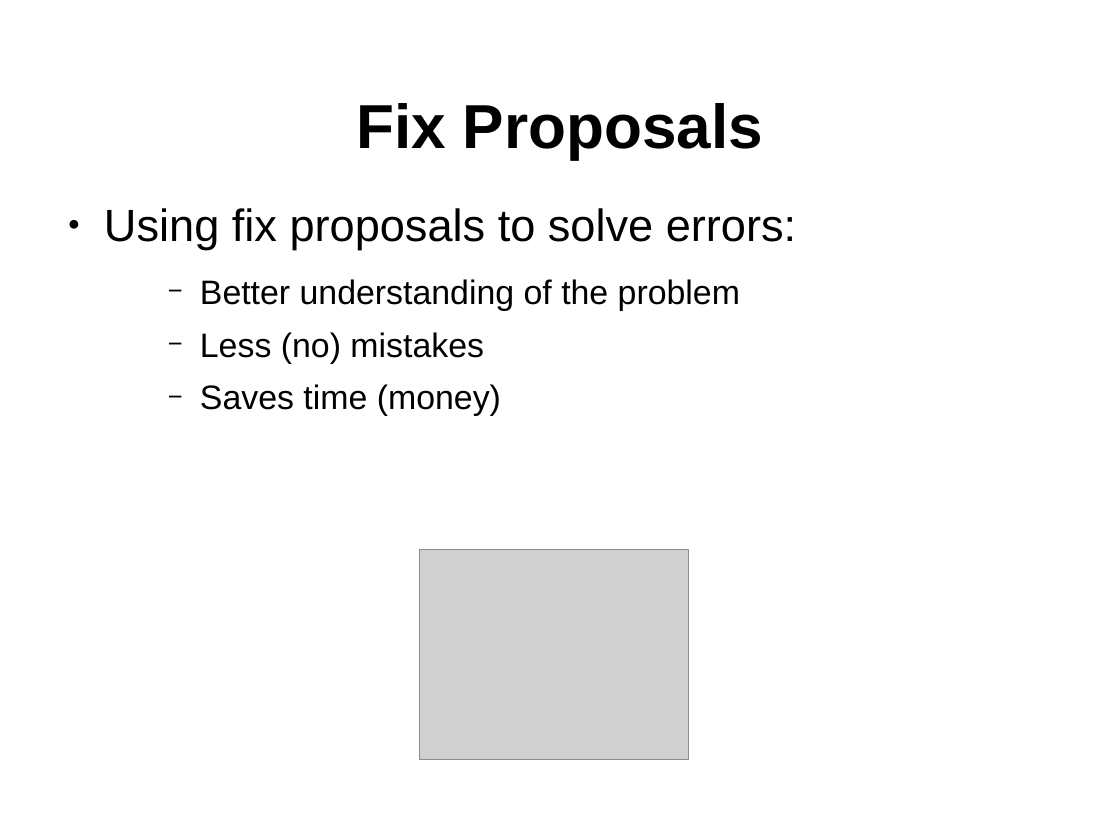
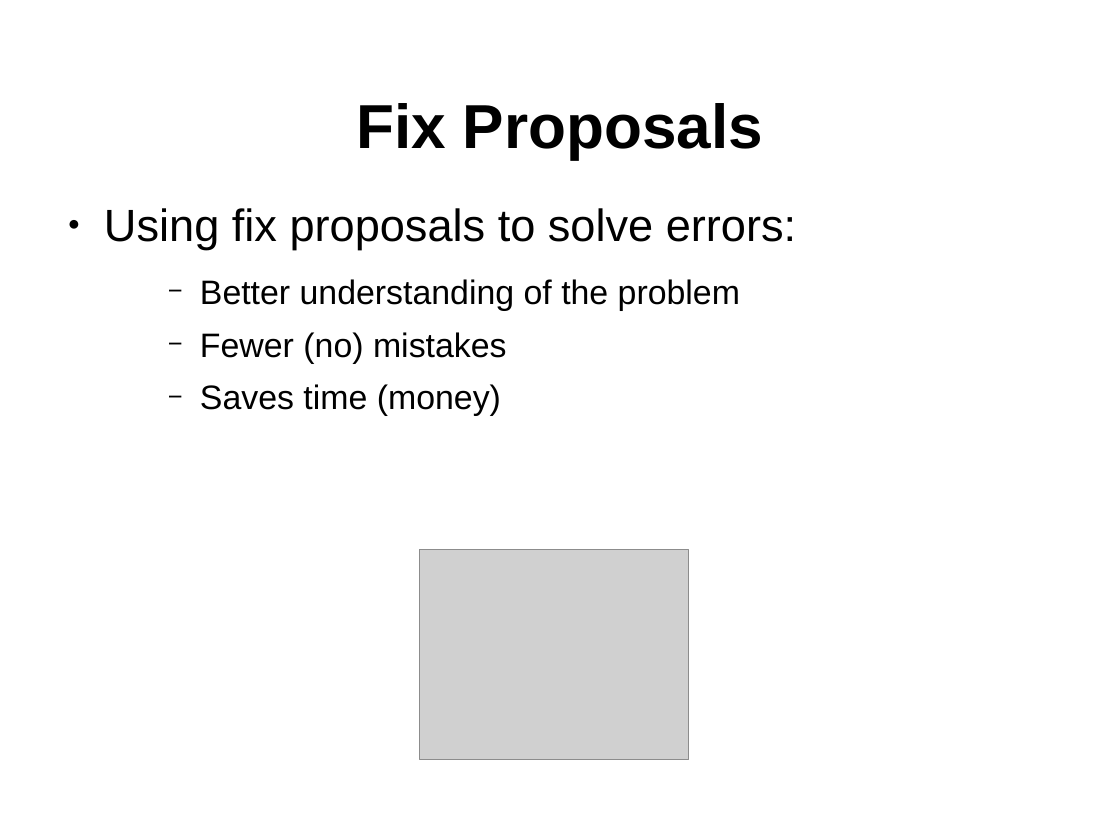
Before and after one commit to octavianN/Schematron-QuickFix-Language-Presentation, a slide deck: slide 3 of Final/SQF.odp. Drawn at 1120x840 pixels with LibreOffice and Linux fonts; fonts in the diff are those of the drawing; grey boxes stand for pictures; background and template pictures are left out. Boxes give left, top, right and bottom in pixels: in the first picture for what was removed or moved away, otherwise in the second. Text is boxed around its words. In the diff, an @@ line names an element or a change of style, - is before the commit and + after.

```diff
--- a/Final/SQF.odp
+++ b/Final/SQF.odp
@@ text at <box>200,332,507,364</box>: text changed @@
-    − Less (no) mistakes
+    − Fewer (no) mistakes
```
Also in this commit, not shown: 5 other slides changed, 1 other file.
